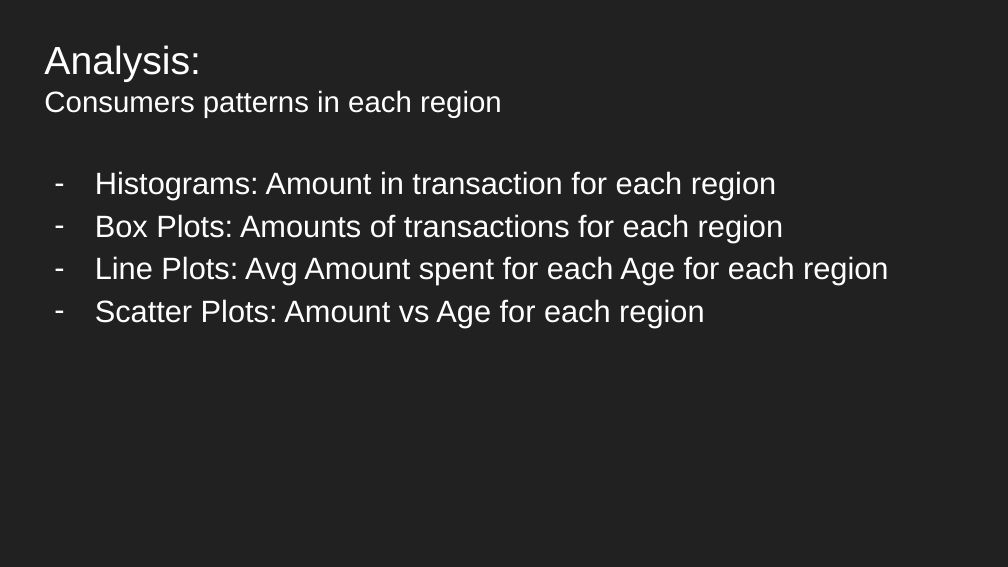
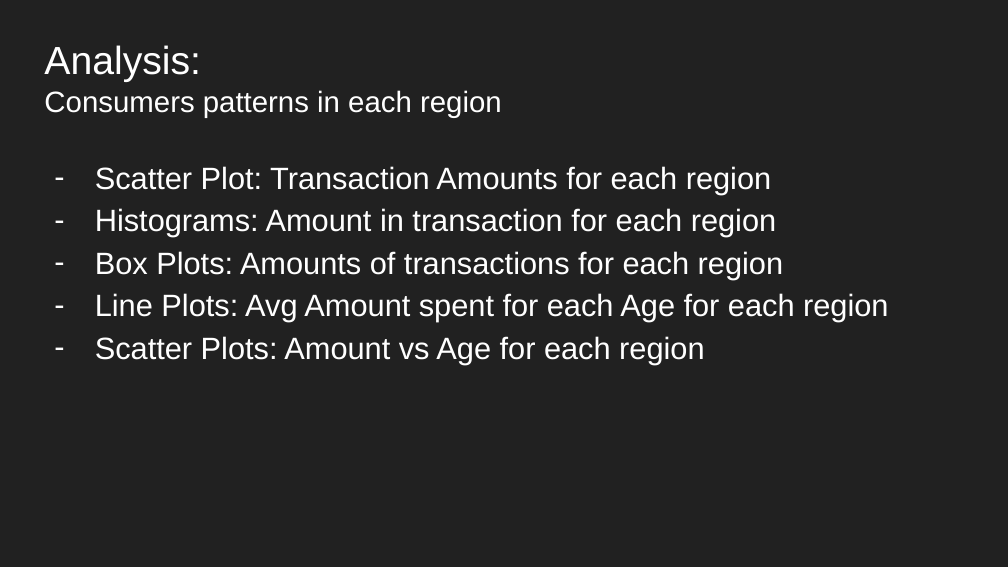
Before and after one commit to mvill025/investigate-customer-buying-patterns, a slide deck: slide 3 of Task1.pptx. Drawn at 1008x567 pixels with LibreOffice and Linux fonts; fonts in the diff are those of the drawing. Boxes give left, top, right and bottom in pixels: in the first picture for what was removed or moved away, otherwise in the second. Text is boxed around its words. In the diff, an @@ line names an element or a change of style, - is before the commit and + after.

```diff
--- a/Task1.pptx
+++ b/Task1.pptx
@@ text at [95, 166, 771, 194]: paragraph added @@
+– Scatter Plot: Transaction Amounts for each region
```
Also in this commit, not shown: 2 other slides changed, 3 slides added, 7 slides removed, 1 other file.
